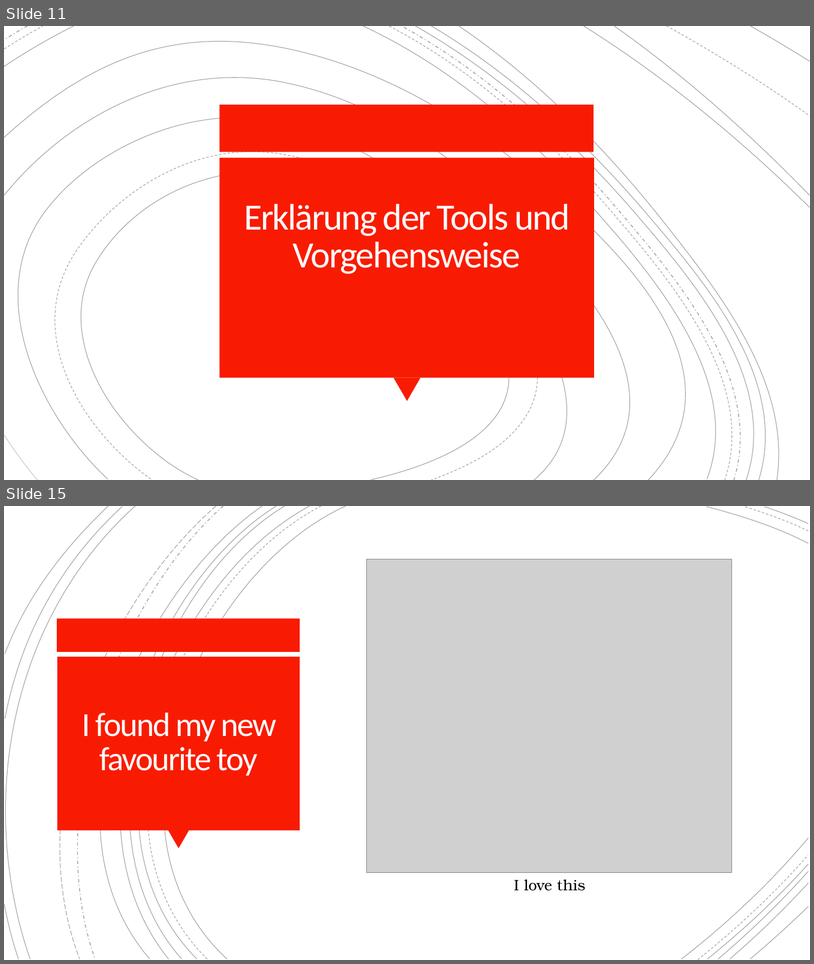
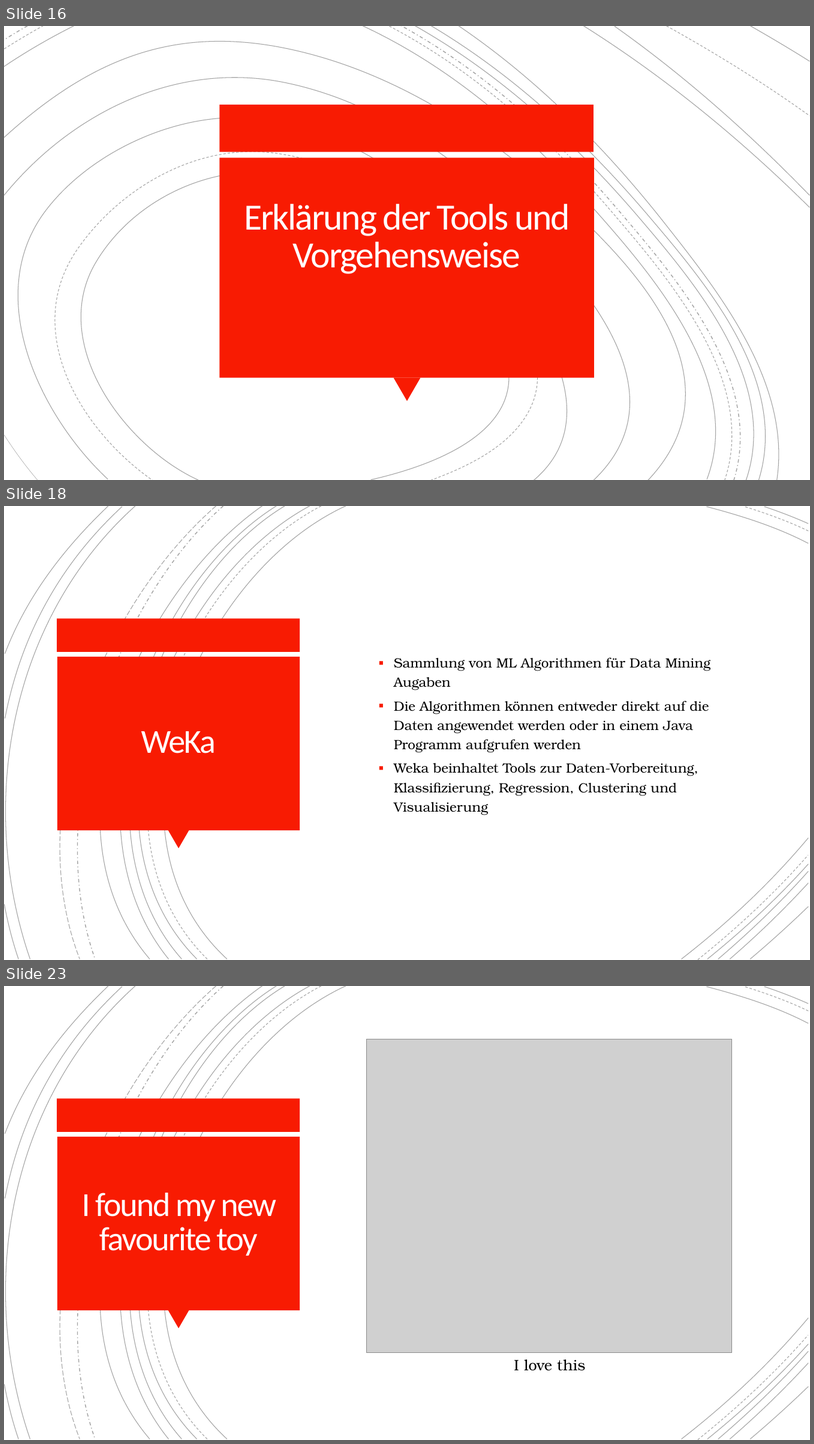
Before and after one commit to OstfriesenBI/PredmiRNA, a slide deck: presentation/projectpresentation.pptx. Shown one above the other, each under a label of ours: slides 11 and 15 before the commit, slides 16, 18 and 23 after it; the slides between them are not shown. The pictures are 814x964 and 814x1444 pixels, drawn with LibreOffice and Linux fonts; fonts in the diff are those of the drawing; grey boxes stand for pictures. Boxes give left, top, right and bottom in pixels: in the first picture for what was removed or moved away, otherwise in the second. Text is boxed around its words. In the diff, an @@ line names an element or a change of style, - is before the commit and + after.

```diff
--- a/presentation/projectpresentation.pptx
+++ b/presentation/projectpresentation.pptx
@@ slide 18 added at (4,506,810,960), background #FFFFFF; not listed: 21 template elements that a slide beside it also shows @@
@@ group added at (4,506,809,960): 21 freeform shapes @@
@@ rectangle added at (57,619,300,652), fill #F81B02 @@
@@ rectangle added at (57,657,300,830), fill #F81B02 @@
@@ text added at (394,657,711,814), 16 pt, text #000000 @@
+  ▪ Sammlung von ML Algorithmen für Data Mining Augaben
+  ▪ Die Algorithmen können entweder direkt auf die Daten angewendet werden oder in einem Java Programm aufgrufen werden
+  ▪ Weka beinhaltet Tools zur Daten-Vorbereitung, Klassifizierung, Regression, Clustering und Visualisierung
@@ title added at (141,731,216,753), 40 pt, text #FFFEFF @@
+WeKa
@@ triangle added at (168,830,189,849), fill #F81B02 @@
@@ what was slide 11 is now slide 16 @@
@@ what was slide 15 is now slide 23 @@
```
Also in this commit, not shown: 3 slides changed, 9 other slides added, 2 slides removed.
